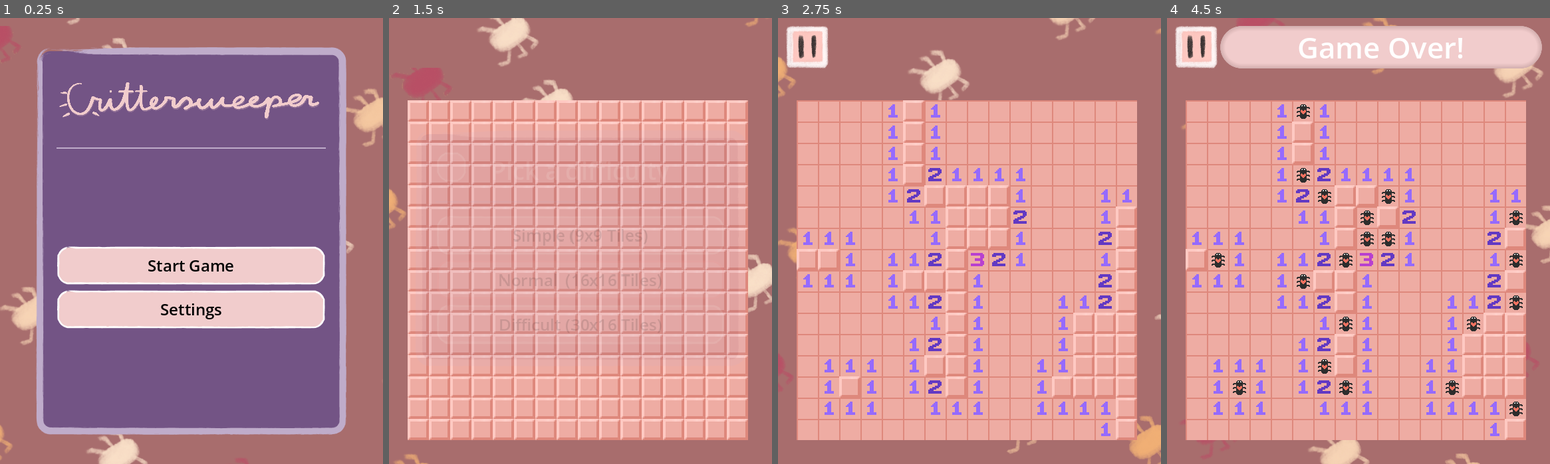
Above: before the commit, frames 1-4 (left to right).
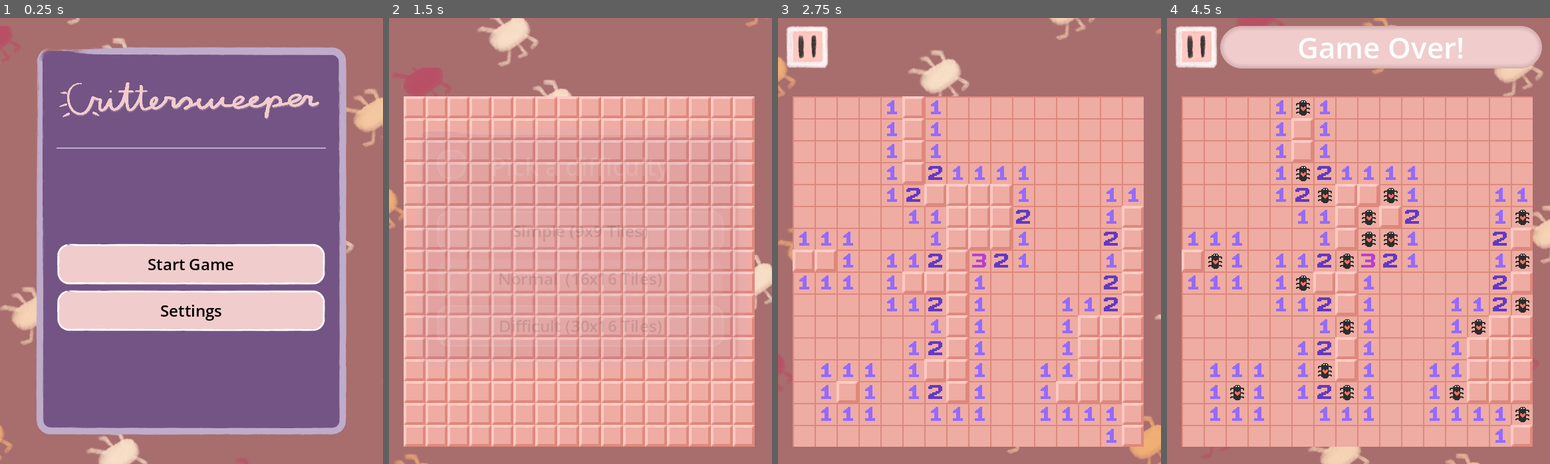
Above: after the commit, the same moments.

Repository: Somebud0180/CritterSweeper
Game: Godot game, scene res://scenes/menu.tscn
Same seed, same stepped clock (60 frames per second), same inputs: the game is played once before the commit and once after it.
Inputs (mouse positions are in pixels of both pictures, inside the frame that each line leads up to):
- Up to frame 1 (0.25 s): no input
- Up to frame 2 (1.5 s): click "Start Game" at 0.5 s; click "Normal (16x16 Tiles)" at 1.25 s
- Up to frame 3 (2.75 s): tap Enter at 2 s; move the mouse to (1053, 218) at 2.02 s; hold Right from 2.03 s (still down); tap Alt at 2.1 s; click (1053, 218) at 2.17 s
- Up to frame 4 (4.5 s): move the mouse to (1281, 263) at 2.77 s; release Right at 2.78 s; hold Down 2.78-3.53 s; tap Shift at 2.85, 4.35 s; move the mouse to (1396, 142) at 3.52 s; hold Right 3.53-4.28 s; tap Alt at 3.6 s; move the mouse to (1339, 330) at 4.27 s; hold Up from 4.28 s (still down); click (1339, 330) at 4.42 s

The runs differ from the first frame. In frame 1, 2.0% of the frame differs, in the area x 14-85%, y 50-71%; in frame 2, 34%, in the area x 3-96%, y 17-97%; in frame 3, 24%; in frame 4, 25%.

Commit message:
Added a tile size picker to settings, adjusted spacing and made a custom button style for option button

Diff:
--- a/interface/menu.tres
+++ b/interface/menu.tres
@@ -14,28 +14,29 @@
 
 [sub_resource type="StyleBoxTexture" id="StyleBoxTexture_0mtrw"]
 texture = ExtResource("1_87gl6")
-texture_margin_left = 12.0
-texture_margin_top = 12.0
-texture_margin_right = 12.0
-texture_margin_bottom = 12.0
+texture_margin_left = 14.0
+texture_margin_top = 14.0
+texture_margin_right = 14.0
+texture_margin_bottom = 14.0
 axis_stretch_horizontal = 2
 axis_stretch_vertical = 2
+region_rect = Rect2(0, 0, 516, 100)
 
 [sub_resource type="StyleBoxTexture" id="StyleBoxTexture_pw0cd"]
 texture = ExtResource("2_psl0c")
-texture_margin_left = 12.0
-texture_margin_top = 12.0
-texture_margin_right = 12.0
-texture_margin_bottom = 12.0
+texture_margin_left = 14.0
+texture_margin_top = 14.0
+texture_margin_right = 14.0
+texture_margin_bottom = 14.0
 axis_stretch_horizontal = 2
 axis_stretch_vertical = 2
 
 [sub_resource type="StyleBoxTexture" id="StyleBoxTexture_rukvw"]
 texture = ExtResource("3_jc7xe")
-texture_margin_left = 12.0
-texture_margin_top = 12.0
-texture_margin_right = 12.0
-texture_margin_bottom = 12.0
+texture_margin_left = 14.0
+texture_margin_top = 14.0
+texture_margin_right = 14.0
+texture_margin_bottom = 14.0
 axis_stretch_horizontal = 2
 axis_stretch_vertical = 2
 
--- a/scenes/menu.tscn
+++ b/scenes/menu.tscn
@@ -15,11 +15,68 @@
 [ext_resource type="Texture2D" uid="uid://pe3hx6mhd57l" path="res://interface/textures/PauseButton/PauseButton_Pressed.png" id="8_mxgkd"]
 [ext_resource type="Texture2D" uid="uid://cqeavkhghepvt" path="res://interface/textures/PauseButton/PauseButton_Hover.png" id="9_g6gyw"]
 [ext_resource type="Texture2D" uid="uid://vfjnytyscp85" path="res://interface/textures/Settings_TitleCard.png" id="11_ufwb2"]
+[ext_resource type="Script" uid="uid://c8ywq5j56nj1o" path="res://scripts/tile_size_picker.gd" id="16_mxgkd"]
 
 [sub_resource type="LabelSettings" id="LabelSettings_70i5f"]
 font_size = 44
 
 [sub_resource type="StyleBoxEmpty" id="StyleBoxEmpty_vjb58"]
+
+[sub_resource type="StyleBoxFlat" id="StyleBoxFlat_7jp70"]
+content_margin_left = 12.0
+content_margin_right = 12.0
+bg_color = Color(0.94509804, 0.8, 0.8, 1)
+border_width_left = 4
+border_width_top = 4
+border_width_right = 4
+border_width_bottom = 4
+border_color = Color(1, 1, 1, 1)
+corner_radius_top_left = 8
+corner_radius_top_right = 8
+corner_radius_bottom_right = 8
+corner_radius_bottom_left = 8
+
+[sub_resource type="StyleBoxFlat" id="StyleBoxFlat_mxgkd"]
+content_margin_left = 12.0
+content_margin_right = 12.0
+bg_color = Color(0.7921569, 0.6627451, 0.6627451, 1)
+border_width_left = 4
+border_width_top = 4
+border_width_right = 4
+border_width_bottom = 4
+border_color = Color(0.2, 0.2, 0.2, 1)
+corner_radius_top_left = 8
+corner_radius_top_right = 8
+corner_radius_bottom_right = 8
+corner_radius_bottom_left = 8
+
+[sub_resource type="StyleBoxFlat" id="StyleBoxFlat_g6gyw"]
+content_margin_left = 12.0
+content_margin_right = 12.0
+bg_color = Color(0.94509804, 0.8, 0.8, 1)
+border_width_left = 4
+border_width_top = 4
+border_width_right = 4
+border_width_bottom = 4
+border_color = Color(1, 0.6392157, 0.6392157, 1)
+corner_radius_top_left = 8
+corner_radius_top_right = 8
+corner_radius_bottom_right = 8
+corner_radius_bottom_left = 8
+
+[sub_resource type="StyleBoxFlat" id="StyleBoxFlat_3dmrc"]
+content_margin_left = 12.0
+content_margin_right = 12.0
+bg_color = Color(0.94509804, 0.8, 0.8, 1)
+border_width_left = 4
+border_width_top = 4
+border_width_right = 4
+border_width_bottom = 4
+border_color = Color(1, 0.6392157, 0.6392157, 1)
+corner_radius_top_left = 8
+corner_radius_top_right = 8
+corner_radius_bottom_right = 8
+corner_radius_bottom_left = 8
 
 [sub_resource type="Animation" id="Animation_4ytvr"]
 resource_name = "RESET"
@@ -576,6 +633,10 @@
 anchors_preset = 15
 anchor_right = 1.0
 anchor_bottom = 1.0
+offset_left = 6.0
+offset_top = 8.0
+offset_right = 6.0
+offset_bottom = 8.0
 grow_horizontal = 2
 grow_vertical = 2
 theme = ExtResource("1_yqeox")
@@ -783,40 +844,46 @@
 layout_mode = 2
 size_flags_vertical = 3
 
-[node name="VolumeContainer" type="VBoxContainer" parent="MenuLayer/Settings/AspectRatioContainer/PanelContainer/VBoxContainer/Button Container"]
+[node name="VBoxContainer" type="VBoxContainer" parent="MenuLayer/Settings/AspectRatioContainer/PanelContainer/VBoxContainer/Button Container"]
 layout_mode = 2
 size_flags_horizontal = 3
-size_flags_vertical = 2
+size_flags_vertical = 3
+theme_override_constants/separation = 12
+
+[node name="VolumeContainer" type="VBoxContainer" parent="MenuLayer/Settings/AspectRatioContainer/PanelContainer/VBoxContainer/Button Container/VBoxContainer"]
+layout_mode = 2
+size_flags_horizontal = 3
+size_flags_vertical = 0
 alignment = 1
 
-[node name="Volume" type="Label" parent="MenuLayer/Settings/AspectRatioContainer/PanelContainer/VBoxContainer/Button Container/VolumeContainer"]
+[node name="Volume" type="Label" parent="MenuLayer/Settings/AspectRatioContainer/PanelContainer/VBoxContainer/Button Container/VBoxContainer/VolumeContainer"]
 layout_mode = 2
 theme_type_variation = &"HeaderSmall"
 text = "Volume:"
 
-[node name="Sliders" type="VBoxContainer" parent="MenuLayer/Settings/AspectRatioContainer/PanelContainer/VBoxContainer/Button Container/VolumeContainer"]
+[node name="Sliders" type="VBoxContainer" parent="MenuLayer/Settings/AspectRatioContainer/PanelContainer/VBoxContainer/Button Container/VBoxContainer/VolumeContainer"]
 layout_mode = 2
 size_flags_vertical = 4
 theme_override_constants/separation = 2
 alignment = 1
 
-[node name="MusicLabel" type="Label" parent="MenuLayer/Settings/AspectRatioContainer/PanelContainer/VBoxContainer/Button Container/VolumeContainer/Sliders"]
+[node name="MusicLabel" type="Label" parent="MenuLayer/Settings/AspectRatioContainer/PanelContainer/VBoxContainer/Button Container/VBoxContainer/VolumeContainer/Sliders"]
 layout_mode = 2
 theme_type_variation = &"TooltipLabel"
 text = "Music"
 
-[node name="MusicSlider" type="HBoxContainer" parent="MenuLayer/Settings/AspectRatioContainer/PanelContainer/VBoxContainer/Button Container/VolumeContainer/Sliders"]
+[node name="MusicSlider" type="HBoxContainer" parent="MenuLayer/Settings/AspectRatioContainer/PanelContainer/VBoxContainer/Button Container/VBoxContainer/VolumeContainer/Sliders"]
 layout_mode = 2
 alignment = 1
 
-[node name="TextureRect" type="TextureRect" parent="MenuLayer/Settings/AspectRatioContainer/PanelContainer/VBoxContainer/Button Container/VolumeContainer/Sliders/MusicSlider"]
+[node name="TextureRect" type="TextureRect" parent="MenuLayer/Settings/AspectRatioContainer/PanelContainer/VBoxContainer/Button Container/VBoxContainer/VolumeContainer/Sliders/MusicSlider"]
 custom_minimum_size = Vector2(32, 0)
 layout_mode = 2
 texture = ExtResource("3_mhnvy")
 expand_mode = 4
 stretch_mode = 5
 
-[node name="MusicVolume" type="HSlider" parent="MenuLayer/Settings/AspectRatioContainer/PanelContainer/VBoxContainer/Button Container/VolumeContainer/Sliders/MusicSlider"]
+[node name="MusicVolume" type="HSlider" parent="MenuLayer/Settings/AspectRatioContainer/PanelContainer/VBoxContainer/Button Container/VBoxContainer/VolumeContainer/Sliders/MusicSlider"]
 layout_mode = 2
 size_flags_horizontal = 3
 size_flags_vertical = 1
@@ -825,27 +892,27 @@
 value = 1.0
 scrollable = false
 
-[node name="HSeparator" type="HSeparator" parent="MenuLayer/Settings/AspectRatioContainer/PanelContainer/VBoxContainer/Button Container/VolumeContainer/Sliders"]
+[node name="HSeparator" type="HSeparator" parent="MenuLayer/Settings/AspectRatioContainer/PanelContainer/VBoxContainer/Button Container/VBoxContainer/VolumeContainer/Sliders"]
 layout_mode = 2
 theme_override_constants/separation = 8
 theme_override_styles/separator = SubResource("StyleBoxEmpty_vjb58")
 
-[node name="SFXLabel" type="Label" parent="MenuLayer/Settings/AspectRatioContainer/PanelContainer/VBoxContainer/Button Container/VolumeContainer/Sliders"]
+[node name="SFXLabel" type="Label" parent="MenuLayer/Settings/AspectRatioContainer/PanelContainer/VBoxContainer/Button Container/VBoxContainer/VolumeContainer/Sliders"]
 layout_mode = 2
 theme_type_variation = &"TooltipLabel"
 text = "UI Sounds"
 
-[node name="SFXSlider" type="HBoxContainer" parent="MenuLayer/Settings/AspectRatioContainer/PanelContainer/VBoxContainer/Button Container/VolumeContainer/Sliders"]
-layout_mode = 2
-
-[node name="TextureRect" type="TextureRect" parent="MenuLayer/Settings/AspectRatioContainer/PanelContainer/VBoxContainer/Button Container/VolumeContainer/Sliders/SFXSlider"]
+[node name="SFXSlider" type="HBoxContainer" parent="MenuLayer/Settings/AspectRatioContainer/PanelContainer/VBoxContainer/Button Container/VBoxContainer/VolumeContainer/Sliders"]
+layout_mode = 2
+
+[node name="TextureRect" type="TextureRect" parent="MenuLayer/Settings/AspectRatioContainer/PanelContainer/VBoxContainer/Button Container/VBoxContainer/VolumeContainer/Sliders/SFXSlider"]
 custom_minimum_size = Vector2(32, 0)
 layout_mode = 2
 texture = ExtResource("4_4ytvr")
 expand_mode = 4
 stretch_mode = 5
 
-[node name="SFXVolume" type="HSlider" parent="MenuLayer/Settings/AspectRatioContainer/PanelContainer/VBoxContainer/Button Container/VolumeContainer/Sliders/SFXSlider"]
+[node name="SFXVolume" type="HSlider" parent="MenuLayer/Settings/AspectRatioContainer/PanelContainer/VBoxContainer/Button Container/VBoxContainer/VolumeContainer/Sliders/SFXSlider"]
 layout_mode = 2
 size_flags_horizontal = 3
 size_flags_vertical = 1
@@ -853,6 +920,37 @@
 step = 0.05
 value = 1.0
 scrollable = false
+
+[node name="TileSizeContainer" type="HBoxContainer" parent="MenuLayer/Settings/AspectRatioContainer/PanelContainer/VBoxContainer/Button Container/VBoxContainer"]
+custom_minimum_size = Vector2(0, 44)
+layout_mode = 2
+
+[node name="Label" type="Label" parent="MenuLayer/Settings/AspectRatioContainer/PanelContainer/VBoxContainer/Button Container/VBoxContainer/TileSizeContainer"]
+layout_mode = 2
+size_flags_horizontal = 3
+theme_override_font_sizes/font_size = 24
+text = "Tile Size:"
+
+[node name="TileSizePicker" type="OptionButton" parent="MenuLayer/Settings/AspectRatioContainer/PanelContainer/VBoxContainer/Button Container/VBoxContainer/TileSizeContainer"]
+custom_minimum_size = Vector2(0, 32)
+layout_mode = 2
+theme_override_styles/normal = SubResource("StyleBoxFlat_7jp70")
+theme_override_styles/pressed = SubResource("StyleBoxFlat_mxgkd")
+theme_override_styles/hover = SubResource("StyleBoxFlat_g6gyw")
+theme_override_styles/focus = SubResource("StyleBoxFlat_3dmrc")
+selected = 0
+item_count = 5
+popup/item_0/text = "Fit to Screen"
+popup/item_0/id = 0
+popup/item_1/text = "Fit to Width"
+popup/item_1/id = 1
+popup/item_2/text = "Small"
+popup/item_2/id = 2
+popup/item_3/text = "Medium"
+popup/item_3/id = 3
+popup/item_4/text = "Large"
+popup/item_4/id = 4
+script = ExtResource("16_mxgkd")
 
 [node name="Button" type="Button" parent="MenuLayer/Settings/AspectRatioContainer/PanelContainer/VBoxContainer"]
 layout_mode = 2
@@ -923,8 +1021,9 @@
 [connection signal="pressed" from="MenuLayer/MainMenu/AspectRatioContainer/PanelContainer/VBoxContainer/Button Container/StartButton" to="." method="_on_start_button_pressed"]
 [connection signal="pressed" from="MenuLayer/MainMenu/AspectRatioContainer/PanelContainer/VBoxContainer/Button Container/SettingsButton" to="." method="_on_settings_button_pressed"]
 [connection signal="pressed" from="MenuLayer/Settings/AspectRatioContainer/PanelContainer/VBoxContainer/BackButton" to="MenuLayer/Settings/AspectRatioContainer/PanelContainer/VBoxContainer/BackButton" method="_on_pressed"]
-[connection signal="value_changed" from="MenuLayer/Settings/AspectRatioContainer/PanelContainer/VBoxContainer/Button Container/VolumeContainer/Sliders/MusicSlider/MusicVolume" to="." method="_on_music_volume_value_changed"]
-[connection signal="value_changed" from="MenuLayer/Settings/AspectRatioContainer/PanelContainer/VBoxContainer/Button Container/VolumeContainer/Sliders/SFXSlider/SFXVolume" to="." method="_on_sfx_volume_value_changed"]
+[connection signal="value_changed" from="MenuLayer/Settings/AspectRatioContainer/PanelContainer/VBoxContainer/Button Container/VBoxContainer/VolumeContainer/Sliders/MusicSlider/MusicVolume" to="." method="_on_music_volume_value_changed"]
+[connection signal="value_changed" from="MenuLayer/Settings/AspectRatioContainer/PanelContainer/VBoxContainer/Button Container/VBoxContainer/VolumeContainer/Sliders/SFXSlider/SFXVolume" to="." method="_on_sfx_volume_value_changed"]
+[connection signal="item_selected" from="MenuLayer/Settings/AspectRatioContainer/PanelContainer/VBoxContainer/Button Container/VBoxContainer/TileSizeContainer/TileSizePicker" to="MenuLayer/Settings/AspectRatioContainer/PanelContainer/VBoxContainer/Button Container/VBoxContainer/TileSizeContainer/TileSizePicker" method="_on_item_selected"]
 [connection signal="pressed" from="MenuLayer/Settings/AspectRatioContainer/PanelContainer/VBoxContainer/Button" to="." method="_on_button_pressed"]
 [connection signal="pressed" from="MenuLayer/DifficultyPicker/AspectRatioContainer/PanelContainer/VBoxContainer/SimpleButton" to="." method="_on_difficulty_button_pressed" binds= [0]]
 [connection signal="pressed" from="MenuLayer/DifficultyPicker/AspectRatioContainer/PanelContainer/VBoxContainer/NormalButton" to="." method="_on_difficulty_button_pressed" binds= [1]]
--- a/scripts/globals.gd
+++ b/scripts/globals.gd
@@ -24,4 +24,4 @@
 var sfx_vol: float = 1.0
 
 func _ready() -> void:
-	tile_size = 1
+	tile_size = -1
--- /dev/null
+++ b/scripts/tile_size_picker.gd
@@ -0,0 +1,4 @@
+extends OptionButton
+
+func _on_item_selected(index: int) -> void:
+	Globals.tile_size = index - 1 # Adjust for tile_size starting at -1
Not shown: 1 places in scenes/menu.tscn that only renumber resources
Not shown, added: scripts/tile_size_picker.gd.uid
